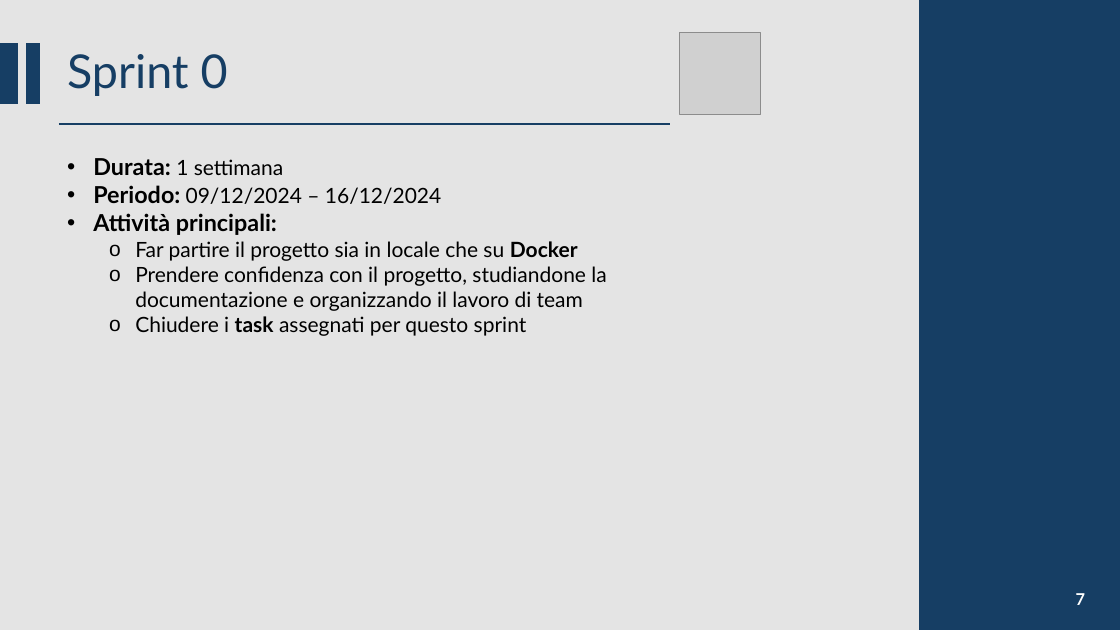
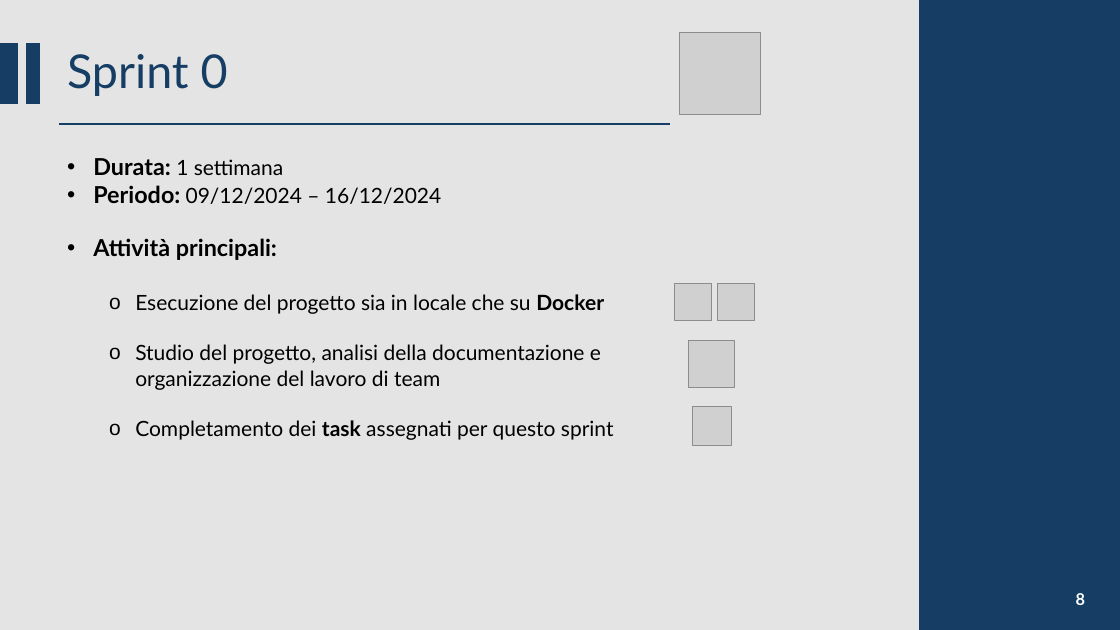
Before and after one commit to CSW-Teams/MS3-docs, a slide deck: slide 8 of ShiftsHappen/Sprint 5/CSW Sprint 5.pptm (slide 7 before the commit). Drawn at 1120x630 pixels with LibreOffice and Linux fonts; fonts in the diff are those of the drawing; grey boxes stand for pictures. Boxes give left, top, right and bottom in pixels: in the first picture for what was removed or moved away, otherwise in the second. Text is boxed around its words. In the diff, an @@ line names an element or a change of style, - is before the commit and + after.

Commit message:
Added slides for Sprint 1

```diff
--- a/ShiftsHappen/Sprint 5/CSW Sprint 5.pptm
+++ b/ShiftsHappen/Sprint 5/CSW Sprint 5.pptm
@@ text at [135,294,614,440]: text changed @@
-  o Far partire il progetto sia in locale che su Docker
-  o Prendere confidenza con il progetto, studiandone la documentazione e organizzando il lavoro di team
-  o Chiudere i task assegnati per questo sprint
+  o Esecuzione del progetto sia in locale che su Docker
+  o Studio del progetto, analisi della documentazione e organizzazione del lavoro di team
+  o Completamento dei task assegnati per questo sprint
@@ picture added at [675,283,712,320] @@
@@ picture added at [718,283,755,320] @@
@@ picture added at [688,341,734,387] @@
@@ picture added at [692,407,732,446] @@
@@ page number at [1076,593,1085,605]: text changed @@
-7
+8
```
Also in this commit, not shown: 8 other slides changed, 18 slides added, 1 other file.
